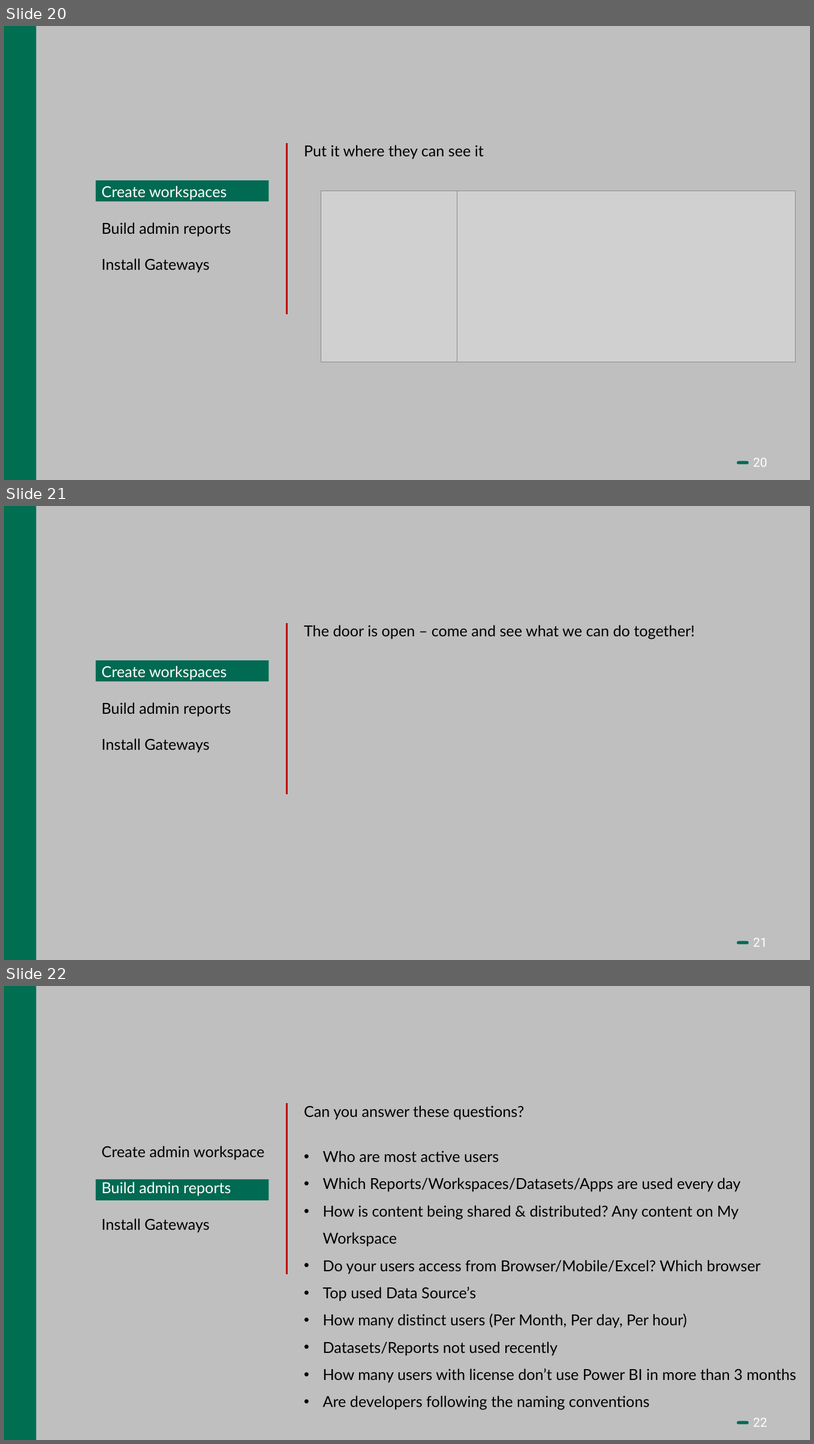
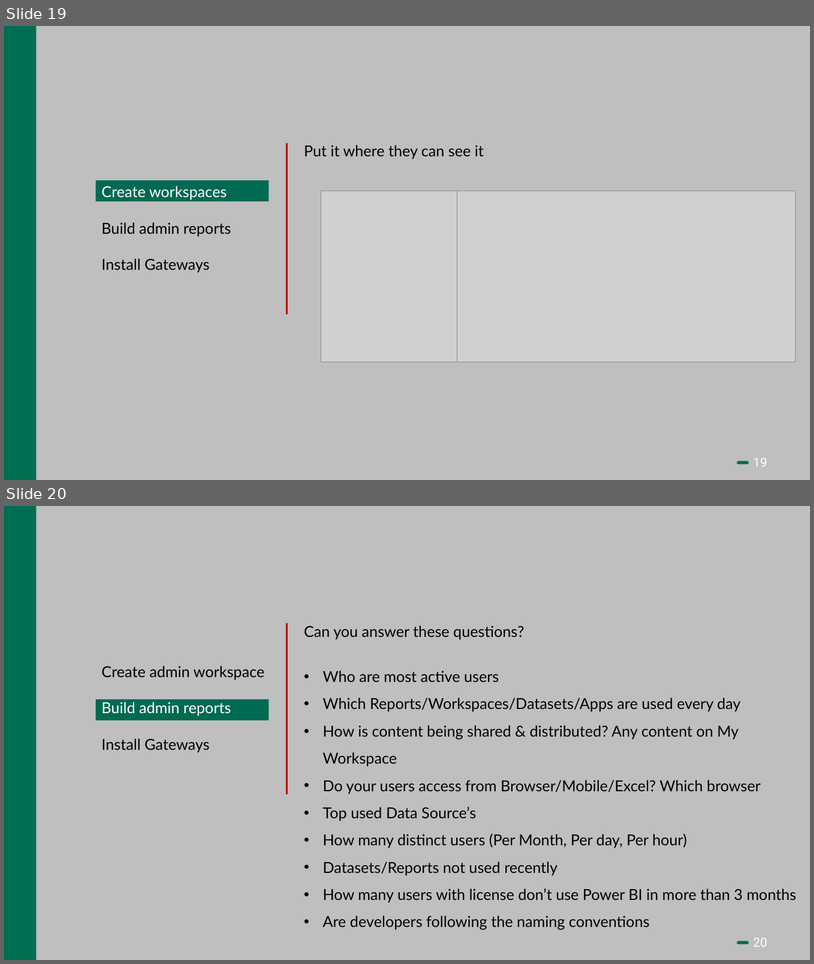
Before and after one commit to Bedrock-Data/Presentations, a slide deck: Power BI Admin - no animations.pptx. Shown one above the other, each under a label of ours: slides 20, 21 and 22 before the commit, slides 19 and 20 after it. The pictures are 814x1444 and 814x964 pixels, drawn with LibreOffice and Linux fonts; fonts in the diff are those of the drawing; grey boxes stand for pictures. Boxes give left, top, right and bottom in pixels: in the first picture for what was removed or moved away, otherwise in the second. Text is boxed around its words. In the diff, an @@ line names an element or a change of style, - is before the commit and + after.

```diff
--- a/Power BI Admin - no animations.pptx
+++ b/Power BI Admin - no animations.pptx
@@ slide 21 removed at (4, 506, 810, 960), background #BFBFBF; not listed: 3 template elements that a slide beside it also shows @@
@@ line removed from (287, 623) to (287, 794) @@
@@ text removed at (304, 625, 695, 639) @@
-The door is open – come and see what we can do together!
@@ rectangle removed at (96, 660, 269, 681) @@
@@ text removed at (102, 666, 231, 753) @@
-Create workspaces
-Build admin reports
-Install Gateways
@@ what was slide 20 is now slide 19 @@
@@ page number at (753, 457, 768, 466): text changed @@
-20
+19
@@ what was slide 22 is now slide 20 @@
@@ page number at (753, 937, 768, 946): text changed @@
-22
+20
```
Also in this commit, not shown: 16 slides changed, 1 slide added, 5 other slides removed.
